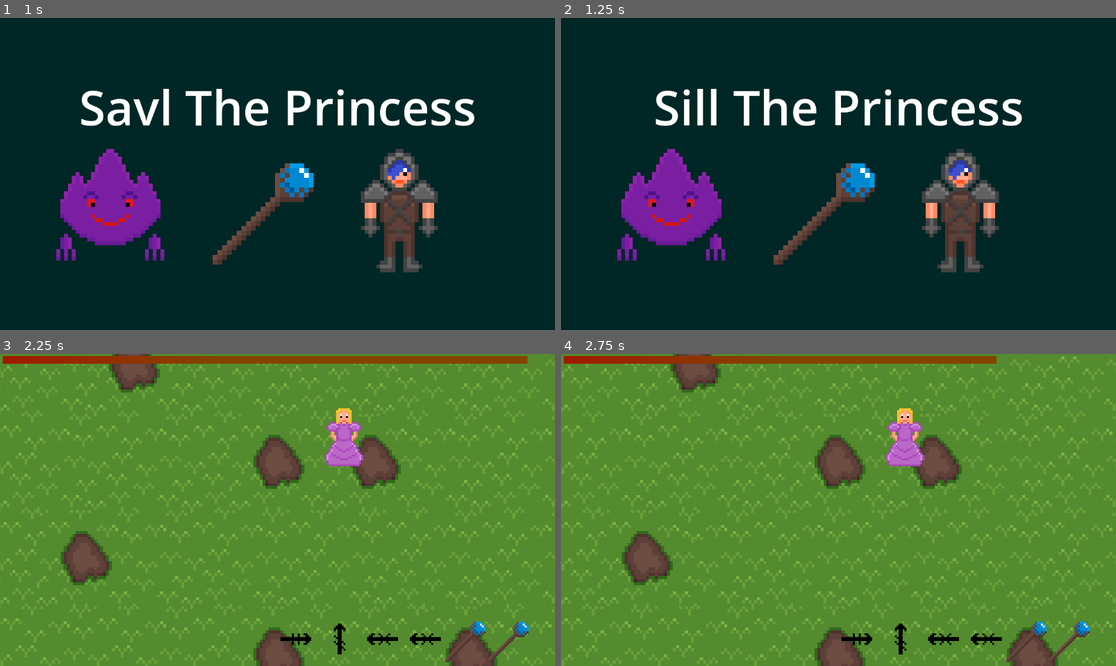
Above: before the commit, frames 1-4 (two rows, left to right).
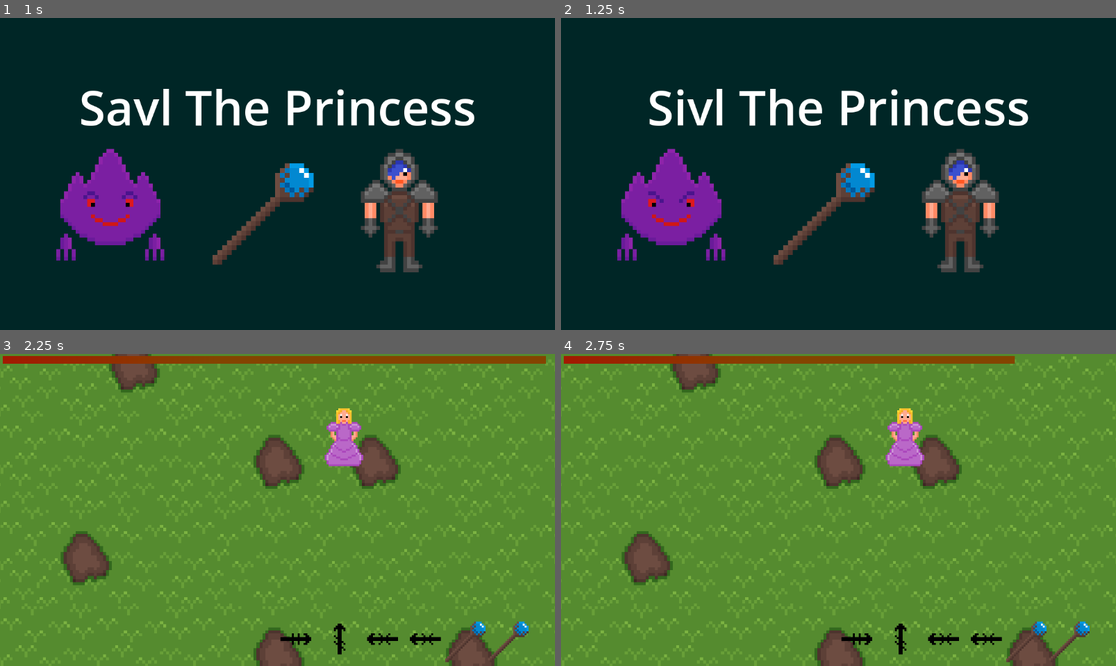
Above: after the commit, the same moments.

Repository: JamsterMan/Game-Jam-PS-16
Game: Godot game, scene res://Scenes/main_menu.tscn
The game is run twice, just before and just after one commit, with the same random seed, the same clock (stepped at 60 frames per second) and the same inputs.
Inputs:
- Up to frame 1 (1 s): click "PLAY" at 0.5 s
- Up to frame 2 (1.25 s): no input
- Up to frame 3 (2.25 s): hold Right (move_right) 1.28-2.03 s; tap Enter at 2 s; hold Down (move_down) from 2.03 s (still down)
- Up to frame 4 (2.75 s): keep holding Down (move_down)

Frame 1 is identical in both runs. In frame 2, 4.1% of the frame differs, in the area x 15-85%, y 22-60%; in frame 3, less than 0.1%; in frame 4, less than 0.1%.

Commit message:
added sound effects

Diff:
--- a/gamejam-ps16/Scenes/GameScene.tscn
+++ b/gamejam-ps16/Scenes/GameScene.tscn
@@ -1,11 +1,17 @@
-[gd_scene load_steps=11 format=3 uid="uid://cfu28pq6wuky7"]
+[gd_scene load_steps=17 format=3 uid="uid://cfu28pq6wuky7"]
 
+[ext_resource type="AudioStream" uid="uid://blb4x7pka3owa" path="res://Audio/Orc Noise.wav" id="1_dc58e"]
 [ext_resource type="Texture2D" uid="uid://dt65f4uaiwvdr" path="res://Sprites/basic_ground.png" id="1_e6apx"]
 [ext_resource type="AudioStream" uid="uid://b84mnhsnhqjs6" path="res://Audio/YOINKY SPLOINKY type beat.mp3" id="1_hnen8"]
 [ext_resource type="Script" path="res://Scripts/mini_game_controller.gd" id="1_pg6cp"]
+[ext_resource type="AudioStream" uid="uid://dphx20gg15bkd" path="res://Audio/Death Noise.wav" id="2_8736h"]
+[ext_resource type="Script" path="res://Scripts/sounds.gd" id="3_ef30l"]
 [ext_resource type="Script" path="res://Scripts/Next_MiniGame_Timer.gd" id="4_5uc8d"]
 [ext_resource type="Script" path="res://Scripts/MiniGame_Timer.gd" id="5_f6n46"]
 [ext_resource type="PackedScene" uid="uid://dnsfb0tk3cf58" path="res://Scenes/game_info.tscn" id="5_jfrqs"]
+[ext_resource type="AudioStream" uid="uid://bifimf0o2ifpg" path="res://Audio/Sword Sound Effect.wav" id="5_y1xhr"]
+[ext_resource type="AudioStream" uid="uid://bkylb54cq6ub2" path="res://Audio/Magic Sound Effect.wav" id="6_6xo85"]
+[ext_resource type="AudioStream" uid="uid://bxboycoqnm11f" path="res://Audio/Button Press.wav" id="7_dni82"]
 [ext_resource type="PackedScene" uid="uid://qn48ypmsva8n" path="res://Scenes/game_won.tscn" id="7_w7ahk"]
 [ext_resource type="PackedScene" uid="uid://b6jcnj36x7l5p" path="res://Scenes/game_lost.tscn" id="10_jiaq0"]
 
@@ -23,9 +29,25 @@
 
 [node name="GameMusic" type="AudioStreamPlayer" parent="."]
 stream = ExtResource("1_hnen8")
-volume_db = -10.0
+volume_db = -12.0
 autoplay = true
 parameters/looping = true
+
+[node name="SoundsAmbient" type="AudioStreamPlayer" parent="."]
+stream = ExtResource("1_dc58e")
+volume_db = -22.0
+autoplay = true
+
+[node name="Sounds" type="AudioStreamPlayer" parent="."]
+stream = ExtResource("7_dni82")
+autoplay = true
+max_polyphony = 3
+script = ExtResource("3_ef30l")
+death_sound = ExtResource("2_8736h")
+sword_sound = ExtResource("5_y1xhr")
+magic_sound = ExtResource("6_6xo85")
+button_sound = ExtResource("7_dni82")
+volume = -15.0
 
 [node name="MinigameBackground" type="ColorRect" parent="."]
 offset_left = -600.0
@@ -57,7 +79,7 @@
 
 [node name="Camera2D" type="Camera2D" parent="."]
 
-[node name="MiniGameController" type="Node2D" parent="." node_paths=PackedStringArray("minigame_info_timer", "next_minigame_timer", "minigame_info", "minigame_win", "minigame_lose", "minigame_timer_visual")]
+[node name="MiniGameController" type="Node2D" parent="." node_paths=PackedStringArray("minigame_info_timer", "next_minigame_timer", "minigame_info", "minigame_win", "minigame_lose", "minigame_timer_visual", "sound_effects")]
 script = ExtResource("1_pg6cp")
 minigames = Array[String](["res://Scenes/mini_game_aim_game.tscn", "res://Scenes/mini_game_typing.tscn", "res://Scenes/mini_game_quick_time.tscn"])
 minigame_info_timer = NodePath("MinigameInfoTimer")
@@ -66,6 +88,7 @@
 minigame_win = NodePath("NextMinigameTimer/GameWon")
 minigame_lose = NodePath("NextMinigameTimer/GameLost")
 minigame_timer_visual = NodePath("../MinigameBackgroundTexture/TextureProgressBar")
+sound_effects = NodePath("../Sounds")
 
 [node name="MinigameInfoTimer" type="Timer" parent="MiniGameController"]
 wait_time = 1.5
--- a/gamejam-ps16/Scenes/game_info.tscn
+++ b/gamejam-ps16/Scenes/game_info.tscn
@@ -56,7 +56,7 @@
 tracks/1/interp = 1
 tracks/1/loop_wrap = true
 tracks/1/keys = {
-"times": PackedFloat32Array(0, 0.7),
+"times": PackedFloat32Array(0, 0.5),
 "transitions": PackedFloat32Array(1, 1),
 "update": 1,
 "values": [ExtResource("5_34usf"), ExtResource("6_uyevj")]
--- a/gamejam-ps16/Scenes/game_lost.tscn
+++ b/gamejam-ps16/Scenes/game_lost.tscn
@@ -1,6 +1,7 @@
-[gd_scene load_steps=5 format=3 uid="uid://b6jcnj36x7l5p"]
+[gd_scene load_steps=6 format=3 uid="uid://b6jcnj36x7l5p"]
 
 [ext_resource type="Script" path="res://Scripts/game_lost.gd" id="1_buuc4"]
+[ext_resource type="AudioStream" uid="uid://bxboycoqnm11f" path="res://Audio/Button Press.wav" id="1_y20s3"]
 [ext_resource type="Texture2D" uid="uid://odtm2yuqcnet" path="res://Sprites/Player_sad.png" id="2_y5uci"]
 [ext_resource type="Texture2D" uid="uid://drubo8sc3ihhf" path="res://Sprites/Princess.png" id="3_idekr"]
 [ext_resource type="Texture2D" uid="uid://bgiudmtthfprl" path="res://Sprites/Hero.png" id="4_jjsa2"]
@@ -37,7 +38,7 @@
 horizontal_alignment = 1
 vertical_alignment = 1
 
-[node name="PlayButton" type="Button" parent="Label"]
+[node name="PlayButton" type="Button" parent="Label" node_paths=PackedStringArray("sound_effects")]
 layout_mode = 0
 offset_left = 281.0
 offset_top = 191.0
@@ -46,6 +47,11 @@
 theme_override_font_sizes/font_size = 60
 text = "Main Menu"
 script = ExtResource("1_buuc4")
+sound_effects = NodePath("AudioStreamPlayer")
+
+[node name="AudioStreamPlayer" type="AudioStreamPlayer" parent="Label/PlayButton"]
+stream = ExtResource("1_y20s3")
+volume_db = -5.0
 
 [node name="SadPlayer" type="TextureRect" parent="."]
 layout_mode = 0
--- a/gamejam-ps16/Scenes/main_menu.tscn
+++ b/gamejam-ps16/Scenes/main_menu.tscn
@@ -6,6 +6,7 @@
 [ext_resource type="Texture2D" uid="uid://d00ckynh8h2k3" path="res://Sprites/Orc.png" id="2_npqms"]
 [ext_resource type="Texture2D" uid="uid://drubo8sc3ihhf" path="res://Sprites/Princess.png" id="3_quacq"]
 [ext_resource type="Texture2D" uid="uid://c81kyv6odec0m" path="res://Sprites/Sword.png" id="4_kkafa"]
+[ext_resource type="AudioStream" uid="uid://bxboycoqnm11f" path="res://Audio/Button Press.wav" id="4_o6sqc"]
 [ext_resource type="Texture2D" uid="uid://epgfmeb8l3ay" path="res://Sprites/Bow.png" id="5_k22i5"]
 [ext_resource type="Texture2D" uid="uid://bgiudmtthfprl" path="res://Sprites/Hero.png" id="6_d33cg"]
 [ext_resource type="Texture2D" uid="uid://bf4huvuhf7hff" path="res://Sprites/staff.png" id="6_gwdj8"]
@@ -53,7 +54,7 @@
 horizontal_alignment = 1
 vertical_alignment = 1
 
-[node name="PlayButton" type="Button" parent="."]
+[node name="PlayButton" type="Button" parent="." node_paths=PackedStringArray("sound_effects")]
 layout_mode = 0
 offset_left = 265.0
 offset_top = 287.0
@@ -62,6 +63,11 @@
 theme_override_font_sizes/font_size = 60
 text = "PLAY"
 script = ExtResource("1_50c3h")
+sound_effects = NodePath("AudioStreamPlayer")
+
+[node name="AudioStreamPlayer" type="AudioStreamPlayer" parent="PlayButton"]
+stream = ExtResource("4_o6sqc")
+volume_db = -5.0
 
 [node name="Player2" type="TextureRect" parent="."]
 layout_mode = 0
--- a/gamejam-ps16/Scripts/MainMenu.gd
+++ b/gamejam-ps16/Scripts/MainMenu.gd
@@ -1,9 +1,12 @@
 extends Button
 
+@export var sound_effects: AudioStreamPlayer
 
 # Called when the node enters the scene tree for the first time.
 func _ready() -> void:
 	pressed.connect(self._button_pressed)
 
 func _button_pressed():
+	sound_effects.play(0)
+	await get_tree().create_timer(0.1).timeout
 	get_tree().change_scene_to_file("res://Scenes/GameScene.tscn")
--- a/gamejam-ps16/Scripts/game_lost.gd
+++ b/gamejam-ps16/Scripts/game_lost.gd
@@ -1,9 +1,11 @@
 extends Button
 
-
+@export var sound_effects: AudioStreamPlayer
 # Called when the node enters the scene tree for the first time.
 func _ready() -> void:
 	pressed.connect(self._button_pressed)
 
 func _button_pressed():
+	sound_effects.play(0)
+	await get_tree().create_timer(0.1).timeout
 	get_tree().change_scene_to_file("res://Scenes/main_menu.tscn")
--- a/gamejam-ps16/Scripts/mini_game_aim_game.gd
+++ b/gamejam-ps16/Scripts/mini_game_aim_game.gd
@@ -9,6 +9,7 @@
 	print("Mini game end")
 	if(target_area.has_overlapping_areas() ):
 		print("Mini game win")
+		get_parent()._death_sound()
 		get_parent()._minigame_win()
 	else:
 		print("Mini game lose")
--- a/gamejam-ps16/Scripts/mini_game_controller.gd
+++ b/gamejam-ps16/Scripts/mini_game_controller.gd
@@ -7,6 +7,7 @@
 @export var minigame_win: Control
 @export var minigame_lose: Control
 @export var minigame_timer_visual: TextureProgressBar
+@export var sound_effects: AudioStreamPlayer
 
 var minigame
 var last_minigame_path_index: int = 0
@@ -31,6 +32,7 @@
 	var next_minigame = load(minigames[last_minigame_path_index])
 	#var next_minigame = load(minigames[2])
 	minigame_info._set_weapon_image(last_minigame_path_index)
+	#set minigame backgorund
 
 	minigame = next_minigame.instantiate()
 	add_child(minigame)
@@ -88,3 +90,12 @@
 		if(time_past >= 0.05):
 			time_past -= 0.05
 			minigame_timer_visual.value -= 0.05
+
+func _death_sound():
+	sound_effects._play_death_sound()
+
+func _sword_sound():
+	sound_effects._play_sword_sound()
+
+func _magic_sound():
+	sound_effects._play_magic_sound()
--- a/gamejam-ps16/Scripts/mini_game_quick_time.gd
+++ b/gamejam-ps16/Scripts/mini_game_quick_time.gd
@@ -20,9 +20,11 @@
 @export var char_target_hit: Texture2D
 
 var next_button : String = "move_up"
+var parent: Node2D
 
 # Called when the node enters the scene tree for the first time.
 func _ready() -> void:
+	parent = get_parent()
 	#set string to random variables
 	var rng = RandomNumberGenerator.new()
 	rng.randomize()
@@ -42,6 +44,7 @@
 func _set_next_images():
 	if(correct_presses >= presses_needed):
 		char_sprites[target_postions[correct_presses-1]].texture = char_target_hit
+		parent._death_sound()
 		return
 	for n in char_sprites.size():
 		if(target_postions[correct_presses] == n):
@@ -64,6 +67,7 @@
 
 func _set_target_hit():
 	target_sprites[correct_presses].texture = char_target_hit
+	parent._sword_sound()
 
 func _minigame_timer_timeout():
 	print("Mini game end")
--- a/gamejam-ps16/Scripts/mini_game_typing.gd
+++ b/gamejam-ps16/Scripts/mini_game_typing.gd
@@ -24,9 +24,11 @@
 var next_button : String = "move_up"
 var correct_button_presses: int = 0
 var button_count: int = 0
+var parent: Node2D
 
 # Called when the node enters the scene tree for the first time.
 func _ready() -> void:
+	parent = get_parent()
 	#set string to random variables
 	var rng = RandomNumberGenerator.new()
 	rng.randomize()
@@ -39,7 +41,7 @@
 	_set_next_button()
 
 	minigame_timer.start(minigame_length)
-	get_parent()._set_minigame_visual_timer(minigame_length)
+	parent._set_minigame_visual_timer(minigame_length)
 
 #converts button ints into button images
 func _set_button_images(num:int) -> Texture2D:
@@ -53,7 +55,11 @@
 
 #converts button ints into strings for input collection
 func _set_next_button():
+	#change target image here to stop dulicate code
 	if(correct_button_presses >= button_count):
+		parent._magic_sound()
+		#play death sound after animation
+		parent._death_sound()
 		char_sprite.texture = char_target_hit
 		return
 	if(buttons[correct_button_presses] == button.UP):
@@ -79,10 +85,10 @@
 	print("Mini game end")
 	if(correct_button_presses == button_count):
 		print("Mini game win")
-		get_parent()._minigame_win()
+		parent._minigame_win()
 	else:
 		print("Mini game lose")
-		get_parent()._minigame_lose()
+		parent._minigame_lose()
 
 # Called every frame. 'delta' is the elapsed time since the previous frame.
 func _process(_delta: float) -> void:
--- /dev/null
+++ b/gamejam-ps16/Scripts/sounds.gd
@@ -0,0 +1,38 @@
+extends AudioStreamPlayer
+
+@export var death_sound: AudioStreamWAV
+@export var sword_sound: AudioStreamWAV
+@export var magic_sound: AudioStreamWAV
+@export var button_sound: AudioStreamWAV
+@export_range(-20, 10) var volume: float = 0
+var poly = AudioStreamPolyphonic.new()
+var sounds: AudioStreamPlaybackPolyphonic
+
+var rng
+
+func _ready() -> void:
+	stream = poly
+	play()
+	sounds = get_stream_playback()
+	rng = RandomNumberGenerator.new()
+	rng.randomize()
+
+func _play_button_sound():
+	sounds.play_stream(button_sound,0,volume, 1.0)
+	#stream = button_sound
+	#play(0)
+
+func _play_death_sound():
+	sounds.play_stream(death_sound,0,volume, rng.randf_range(0.9,1.1))
+	#stream = death_sound
+	#play(0)
+
+func _play_magic_sound():
+	sounds.play_stream(magic_sound,0,volume+2, rng.randf_range(0.9,1.1))
+	#stream = magic_sound
+	#play(0)
+
+func _play_sword_sound():
+	sounds.play_stream(sword_sound,0,volume+2, rng.randf_range(0.9,1.1))
+	#stream = sword_sound
+	#play(0)
Not shown, added: gamejam-ps16/Audio/Button Press.wav.import
Not shown, added: gamejam-ps16/Audio/Death Noise.wav.import
Not shown, added: gamejam-ps16/Audio/Magic Sound Effect.wav.import
Not shown, added: gamejam-ps16/Audio/Orc Noise.wav.import
Not shown, added: gamejam-ps16/Audio/Sword Sound Effect.wav.import
Not shown: 1 places in gamejam-ps16/Scenes/main_menu.tscn that only renumber resources
Binary file added: gamejam-ps16/Sprites/basic_ground_big.png
Not shown, added: gamejam-ps16/Sprites/basic_ground_big.png.import
Not shown, added: gamejam-ps16/Audio/Button Press.wav
Not shown, added: gamejam-ps16/Audio/Death Noise.wav
Not shown, added: gamejam-ps16/Audio/Magic Sound Effect.wav
Not shown, added: gamejam-ps16/Audio/Orc Noise.wav
(and 1 more such lines)
